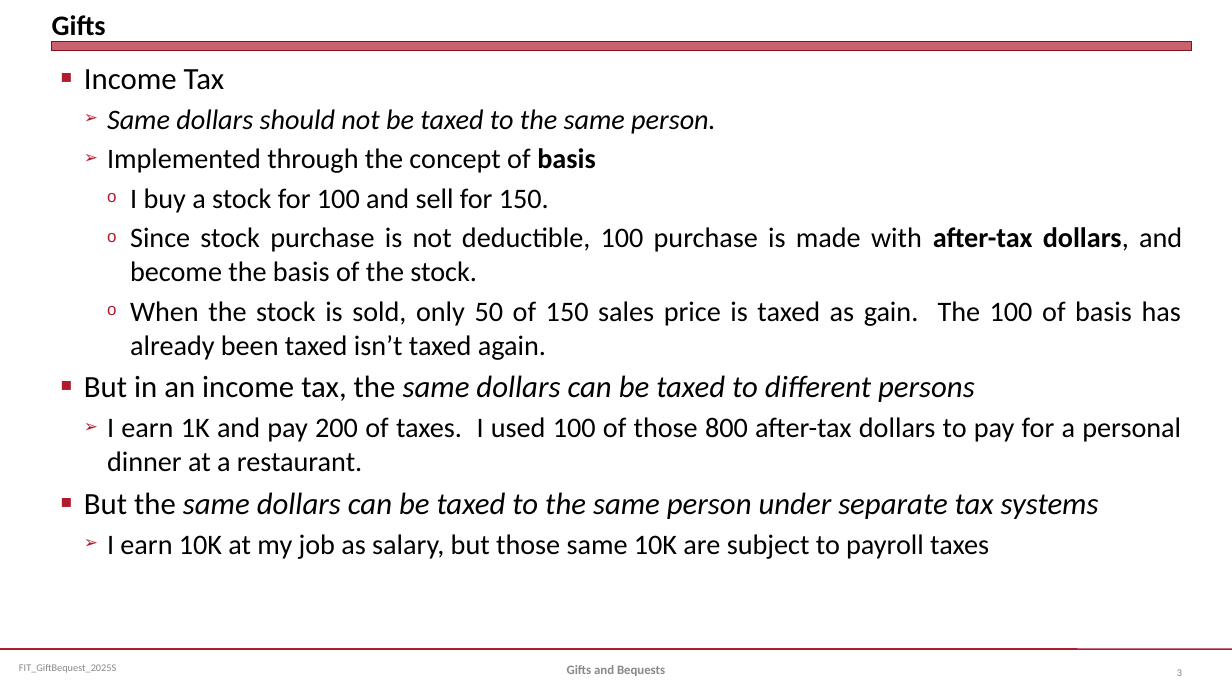
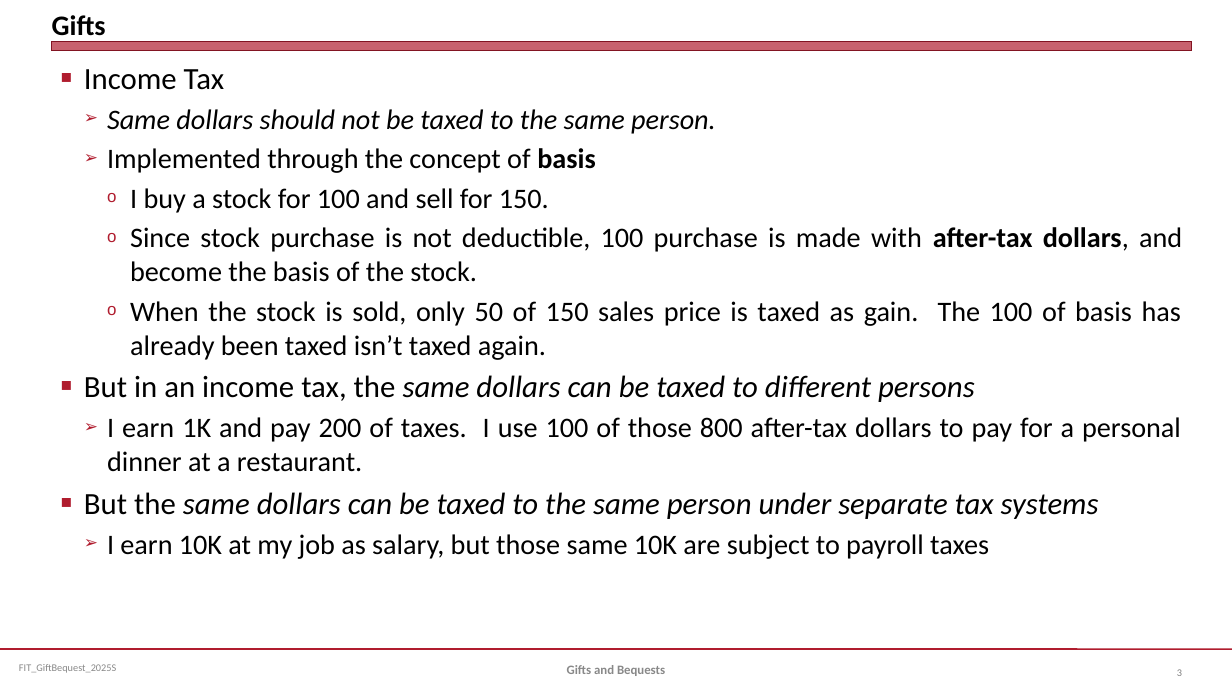
Before and after one commit to jmc877/Fed-Income-Tax, a slide deck: slide 3 of slides/FIT_GiftBequest_2025S.pptx. Drawn at 1232x693 pixels with LibreOffice and Linux fonts; fonts in the diff are those of the drawing. Boxes give left, top, right and bottom in pixels: in the first picture for what was removed or moved away, otherwise in the second. Text is boxed around its words. In the diff, an @@ line names an element or a change of style, - is before the commit and + after.

```diff
--- a/slides/FIT_GiftBequest_2025S.pptx
+++ b/slides/FIT_GiftBequest_2025S.pptx
@@ text at (107,417,1181,472): text changed @@
-  ➢ I earn 1K and pay 200 of taxes. I used 100 of those 800 after-tax dollars to pay for a personal dinner at a restaurant.
+  ➢ I earn 1K and pay 200 of taxes. I use 100 of those 800 after-tax dollars to pay for a personal dinner at a restaurant.
```
Also in this commit, not shown: 3 other files.
